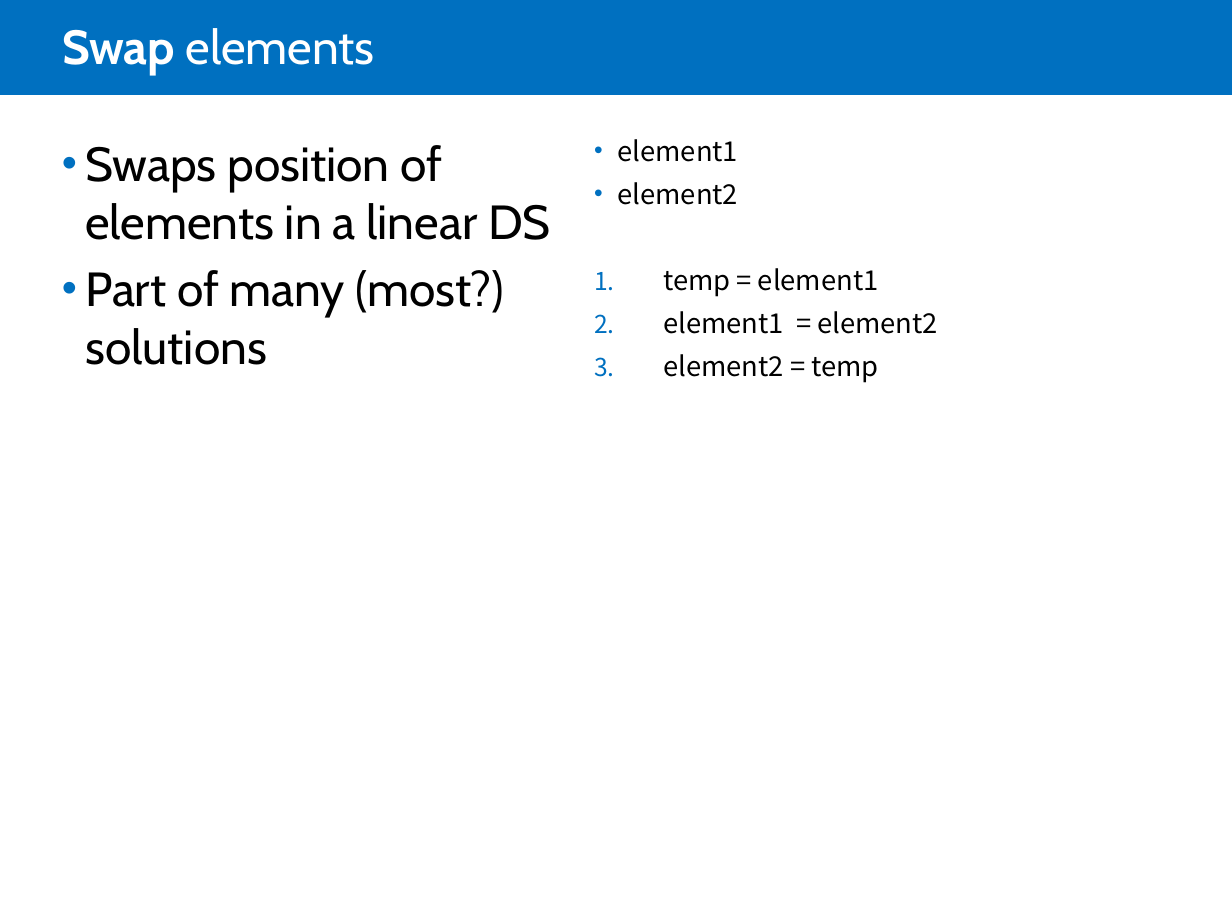
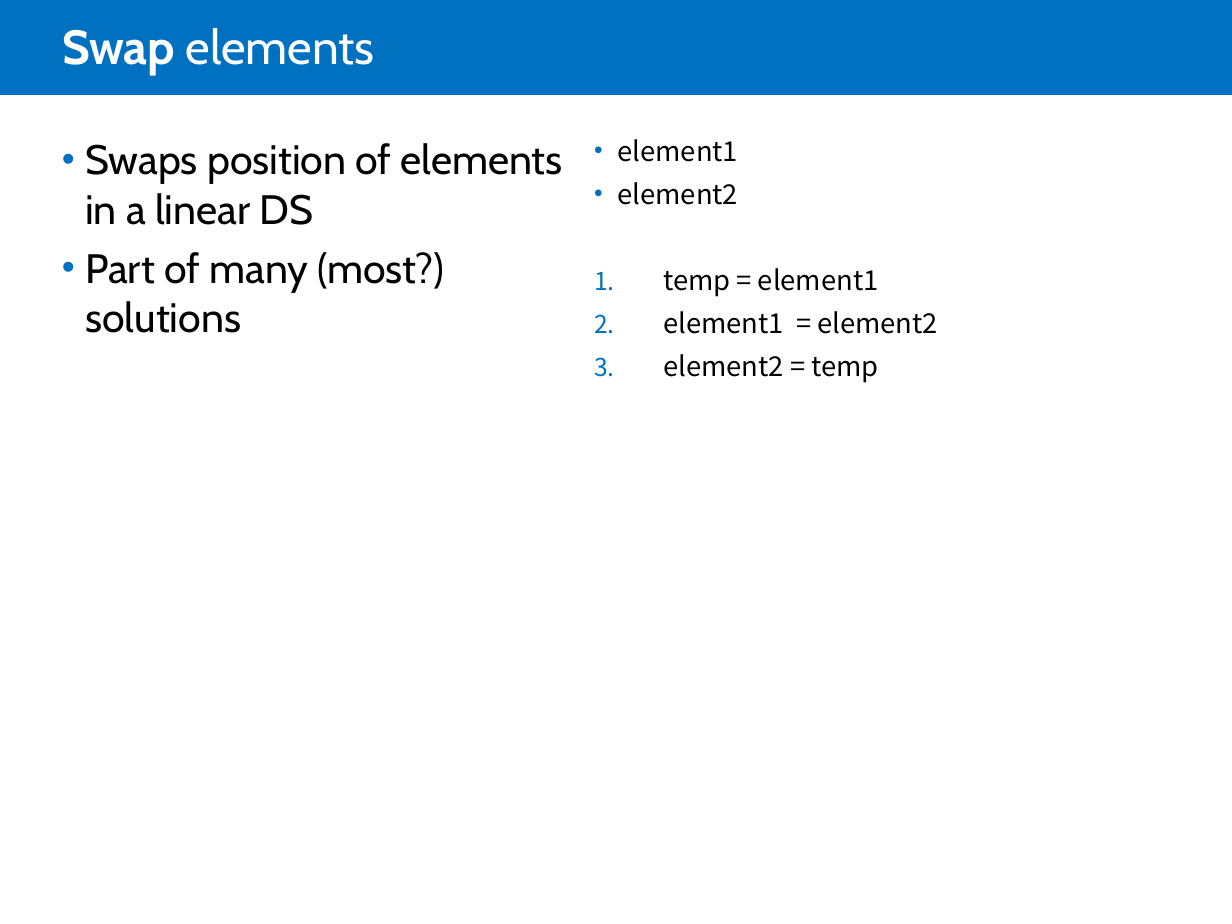
Before and after one commit to jdevr1es/DotnetSlides, a slide deck: slide 7 of DSA Study Guide.pptx. Drawn at 1232x924 pixels with LibreOffice and Linux fonts; fonts in the diff are those of the drawing. Boxes give left, top, right and bottom in pixels: in the first picture for what was removed or moved away, otherwise in the second. Text is boxed around its words. In the diff, an @@ line names an element or a change of style, - is before the commit and + after.

```diff
--- a/DSA Study Guide.pptx
+++ b/DSA Study Guide.pptx
@@ text "Swaps position of elements in ..." at box(85, 143, 563, 333): size 28 to 24 pt @@
```
Also in this commit, not shown: 5 other slides changed, 8 slides added, 1 slide removed.
